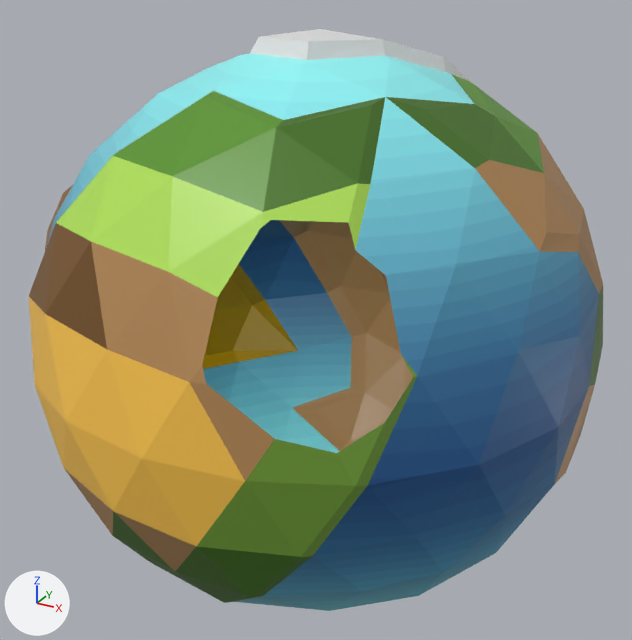
Two versions of the Blender file Spacetruckers/Assets/Meshes/planet_blue.blend, one commit apart.
Camera for both pictures: a 50 mm lens placed at (1.41, -2.59, 1.32), pointed at (-0.05, 0.07, -0.01). Lighting does not change. The marker at lower left points along +X, +Y and +Z. Everything nearer to the camera than a plane just in front of the edit is cut away.

In view in the first picture: 'Planet_Blue'.
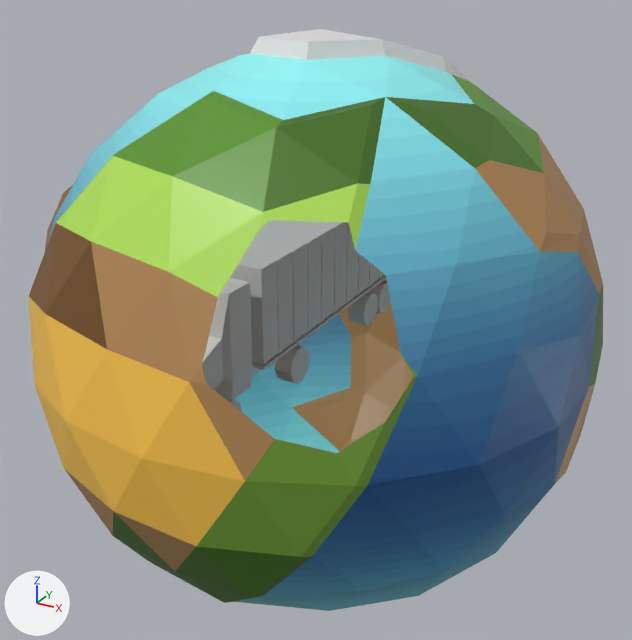
Commit message: Truck model

The change, as JSON lines over the scene's bpy script:
```json
{"op": "add", "block": "me_cube_001", "code": ["me_cube_001 = bpy.data.meshes.new('Cube.001')", "me_cube_001.from_pydata(...)  # 135 vertices, 107 faces; spans x -0.163..0.163, y -0.954..-0.308, z 0.004..0.417"]}
{"op": "add", "block": "me_cube_002", "code": ["me_cube_002 = bpy.data.meshes.new('Cube.002')", "me_cube_002.from_pydata(...)  # 104 vertices, 68 faces; spans x -0.163..0.163, y -0.612..0.388, z 0.004..0.14"]}
{"op": "add", "block": "me_cube_003", "code": ["me_cube_003 = bpy.data.meshes.new('Cube.003')", "me_cube_003.from_pydata(...)  # 172 vertices, 130 faces; spans x -0.154..0.154, y -0.614..0.386, z 0.15..0.45"]}
{"op": "add", "block": "ob_truck", "code": ["ob_truck = bpy.data.objects.new('Truck', me_cube_001)", "ob_truck.location = (0.0, 0.0, 0.0)"]}
{"op": "add", "block": "ob_trailer", "code": ["ob_trailer = bpy.data.objects.new('Trailer', me_cube_002)", "ob_trailer.location = (0.0, 0.0, 0.0)"]}
{"op": "add", "block": "ob_cargo", "code": ["ob_cargo = bpy.data.objects.new('Cargo', me_cube_003)", "ob_cargo.location = (0.0, 0.0, 0.0)"]}
```

Where the change shows, as pixel boxes [x1, y1, x2, y2] in the pictures (632 x 640 px):
```json
{"object": "Cargo", "change": "added", "after": [230, 220, 385, 364]}
{"object": "Truck", "change": "added", "after": [202, 278, 310, 412]}
{"object": "Trailer", "change": "added", "after": [252, 275, 391, 370]}
```
